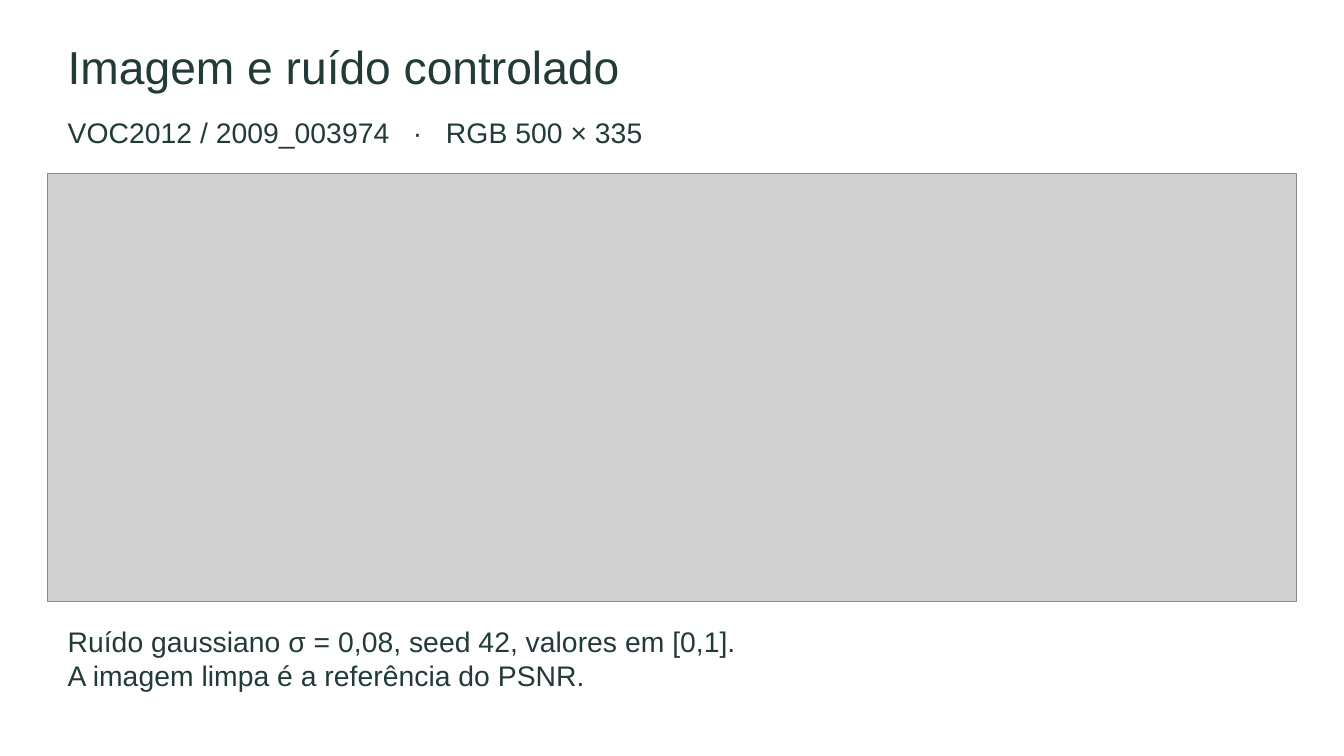
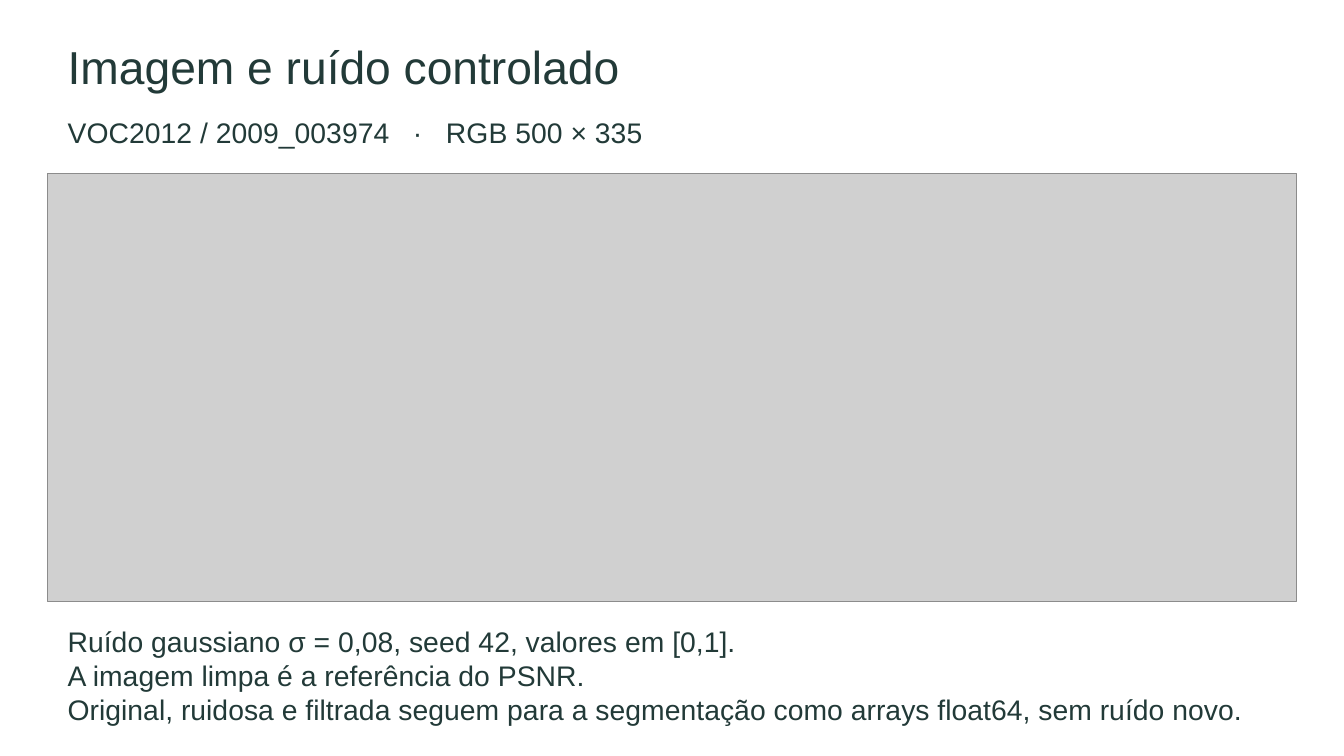
Before and after one commit to HeloisaBorn/trabalho-m2.2-pdi, a slide deck: slide 3 of apresentacao/apresentacao_final.pptx (slide 2 before the commit). Drawn at 1344x756 pixels with LibreOffice and Linux fonts; fonts in the diff are those of the drawing; grey boxes stand for pictures. Boxes give left, top, right and bottom in pixels: in the first picture for what was removed or moved away, otherwise in the second. Text is boxed around its words. In the diff, an @@ line names an element or a change of style, - is before the commit and + after.

```diff
--- a/apresentacao/apresentacao_final.pptx
+++ b/apresentacao/apresentacao_final.pptx
@@ text at (x1=68, y1=699, x2=1241, y2=726): paragraph added @@
+Original, ruidosa e filtrada seguem para a segmentação como arrays float64, sem ruído novo.
```
Also in this commit, not shown: 2 other slides changed, 1 slide added, 2 other files.
